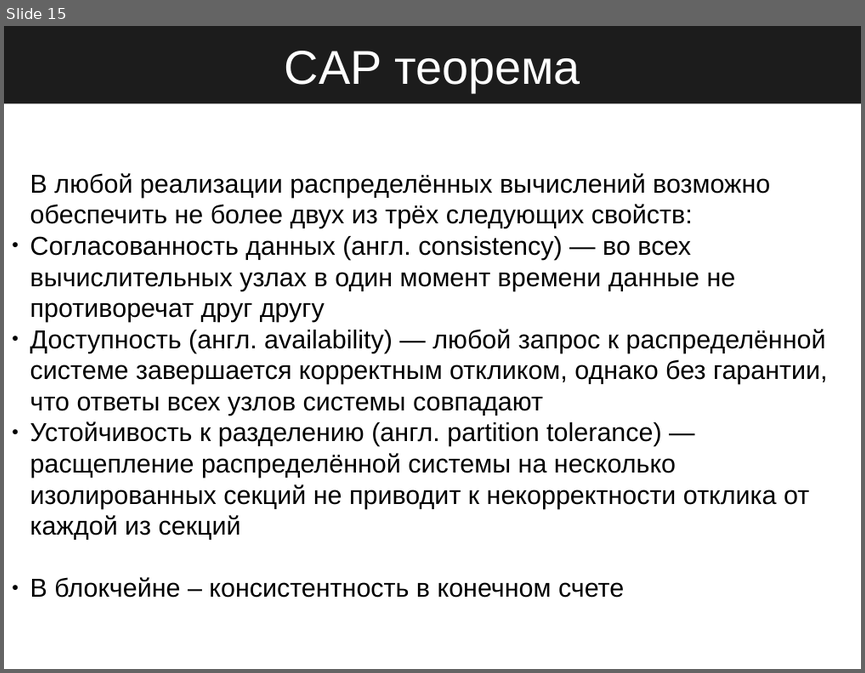
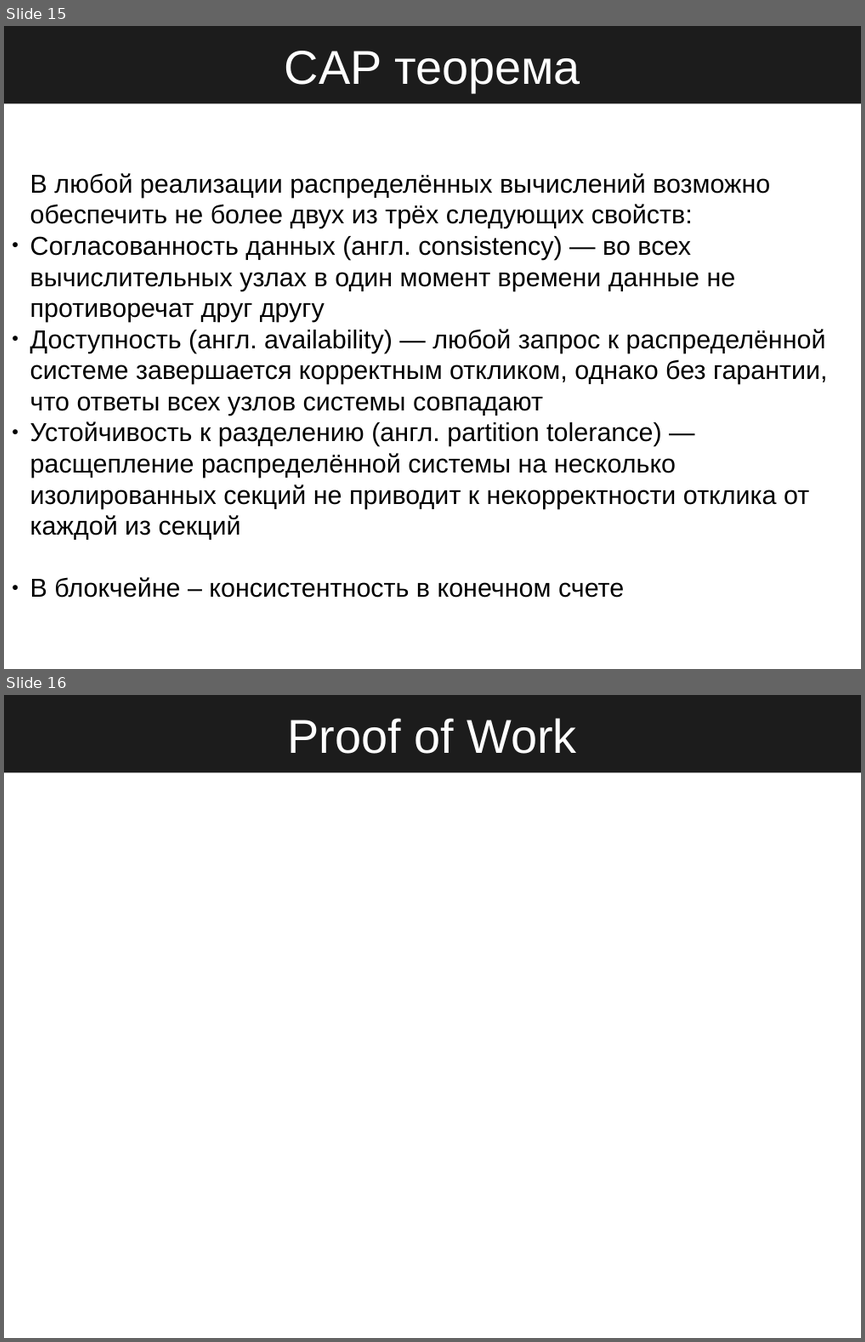
Before and after one commit to StateProof/blockchainClass, a slide deck: executive/3.DoubleSpending.odp. Shown one above the other, each under a label of ours: slide 15 before the commit, slides 15 and 16 after it. The pictures are 865x673 and 865x1342 pixels, drawn with LibreOffice and Linux fonts; fonts in the diff are those of the drawing. Boxes give left, top, right and bottom in pixels: in the first picture for what was removed or moved away, otherwise in the second. Text is boxed around its words. In the diff, an @@ line names an element or a change of style, - is before the commit and + after.

```diff
--- a/executive/3.DoubleSpending.odp
+++ b/executive/3.DoubleSpending.odp
@@ slide 16 added at [4,695,861,1338], background #FFFFFF @@
@@ title added at [4,695,861,772], fill #1C1C1C, 44 pt, text #FFFFFF @@
+Proof of Work
```
Also in this commit, not shown: 3 slides changed.
